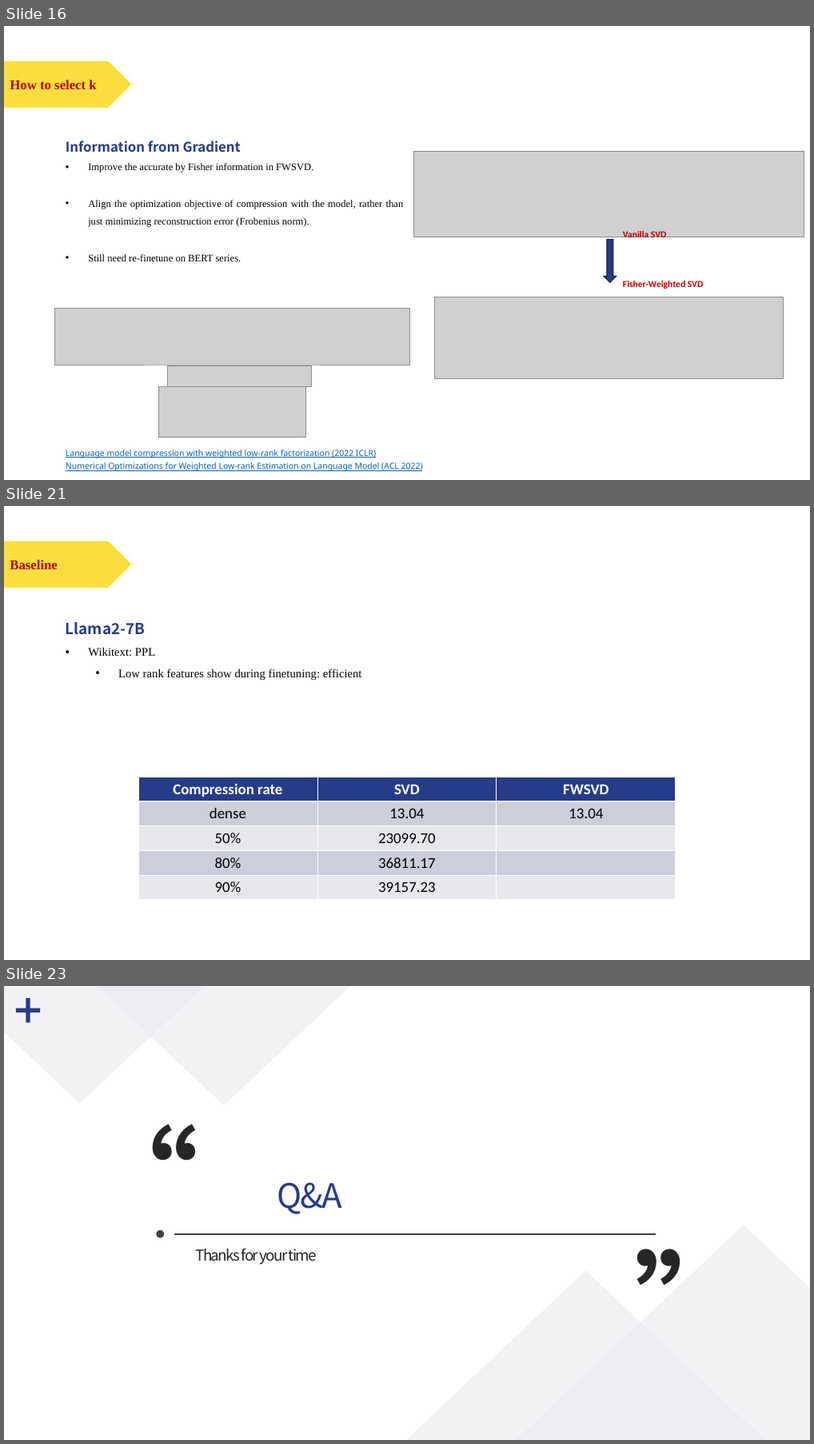
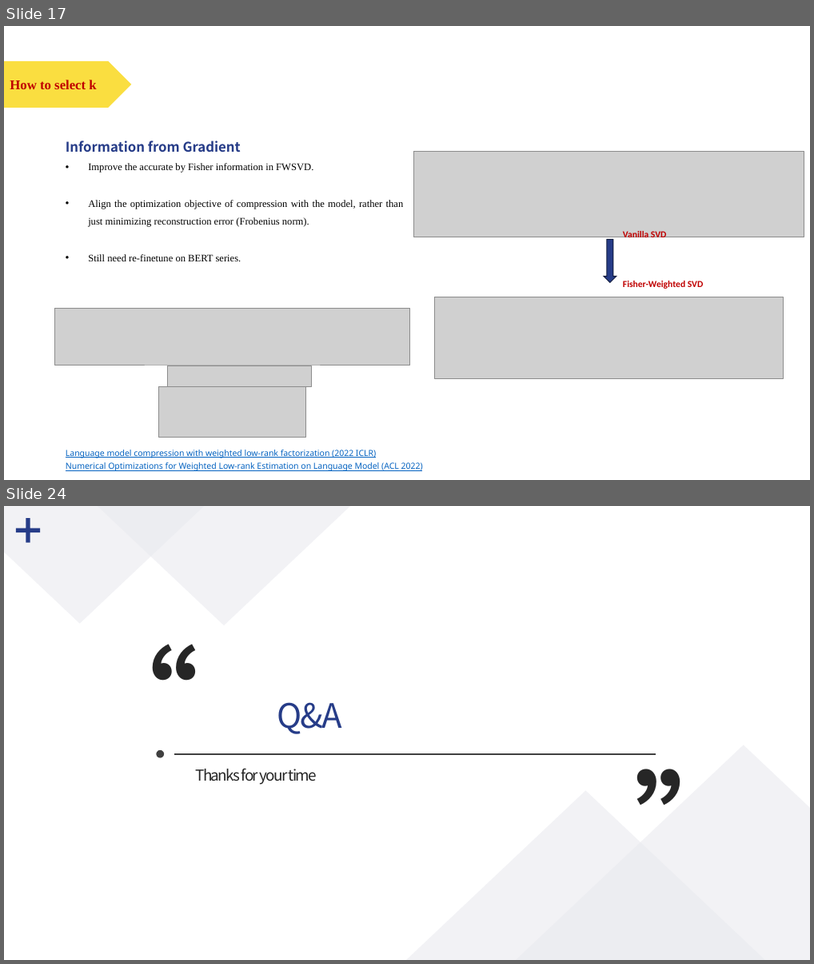
Before and after one commit to polarispw/MSBD5014-IP, a slide deck: docs/Matrix Factorization & LLM Compression.pptx. Shown one above the other, each under a label of ours: slides 16, 21 and 23 before the commit, slides 17 and 24 after it; the slides between them are not shown. The pictures are 814x1444 and 814x964 pixels, drawn with LibreOffice and Linux fonts; fonts in the diff are those of the drawing; grey boxes stand for pictures. Boxes give left, top, right and bottom in pixels: in the first picture for what was removed or moved away, otherwise in the second. Text is boxed around its words. In the diff, an @@ line names an element or a change of style, - is before the commit and + after.

```diff
--- a/docs/Matrix Factorization & LLM Compression.pptx
+++ b/docs/Matrix Factorization & LLM Compression.pptx
@@ slide 21 removed at bbox=[4, 506, 810, 960], background #FFFFFF @@
@@ pentagon arrow removed at bbox=[4, 541, 132, 588] @@
@@ text removed at bbox=[10, 560, 58, 569] @@
-Baseline
@@ text removed at bbox=[66, 622, 362, 680] @@
-Llama2-7B
-• Wikitext: PPL
-  • Low rank features show during finetuning: efficient
@@ table removed at bbox=[138, 777, 675, 900], 5 rows, 3 columns @@
-Compression rate | SVD | FWSVD
-dense | 13.04 | 13.04
-50% | 23099.70 | 
-80% | 36811.17 | 
-90% | 39157.23 | 
@@ what was slide 16 is now slide 17 @@
@@ what was slide 23 is now slide 24 @@
```
Also in this commit, not shown: 4 slides changed, 3 slides added, 1 other slide removed, 14 other files.
